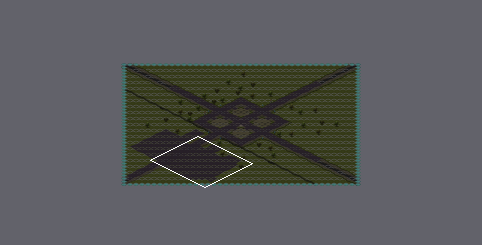
Level history. Tiled map: Utopia/Utopia Images/Tile Maps/Bazaar.tmx. The first picture is a wide view before the edit; the outline marks the close-up.
Close-up. As it was:
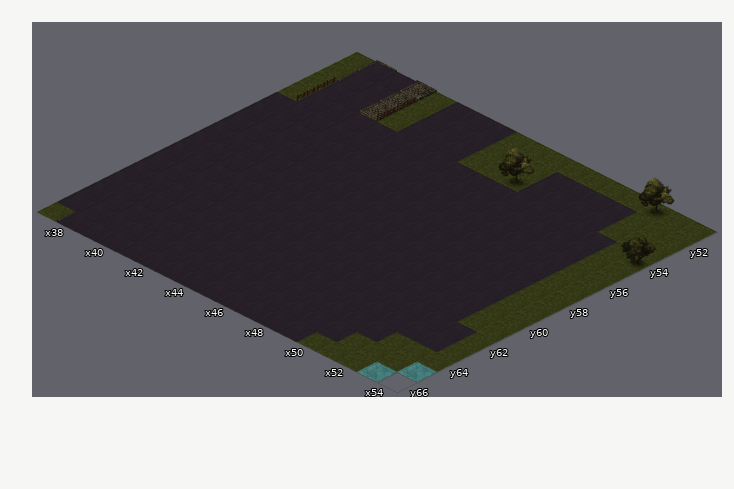
Cells are 64x32 px. Isometric: x runs down to the right, y down to the left. Shown: x 37..54, y 51..66. The commit also changed other parts of the map, which this record leaves out.
The result:
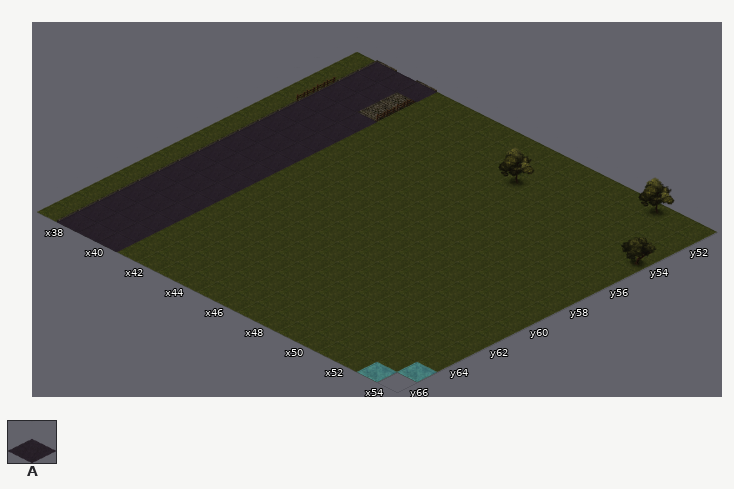
Key: from "NEW_Universal_Pack": A 85.
_ is an empty cell.
Difference:
Layer "Walkable":
y 51: x 40 _ -> A; x 42..44 AAA -> ___
y 52..53: x 42..44 AAA -> ___; x 48..51 AAAA -> ____
y 54: x 41..52 AAAAAAAAAAAA -> ____________
y 55..61: x 37 A -> _; x 41..52 AAAAAAAAAAAA -> ____________
y 62..63: x 37 A -> _; x 41..53 AAAAAAAAAAAAA -> _____________
y 64: x 37 A -> _; x 41..51 AAAAAAAAAAA -> ___________
y 65: x 37 A -> _; x 41..50 AAAAAAAAAA -> __________
y 66: x 41..49 AAAAAAAAA -> _________
